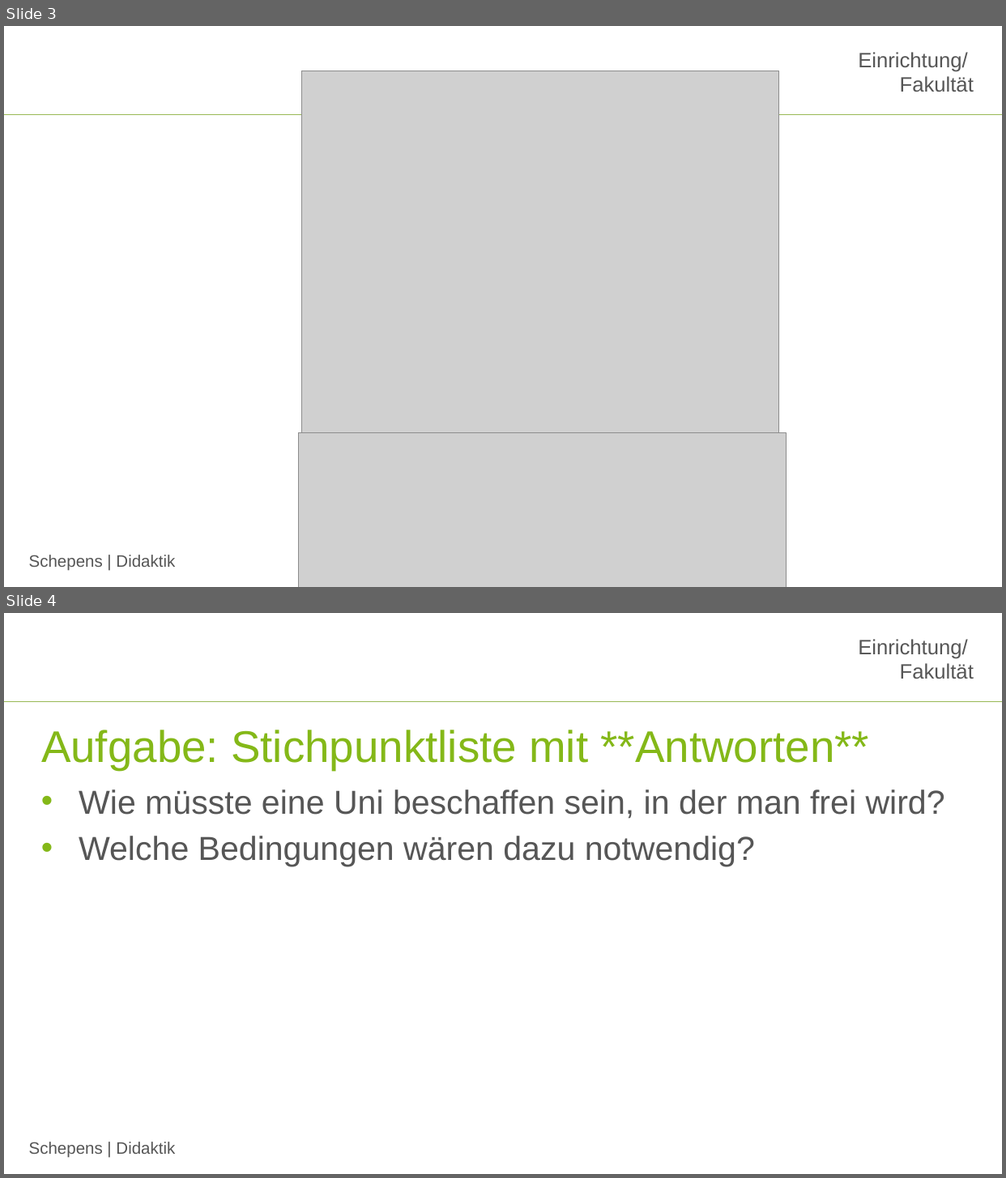
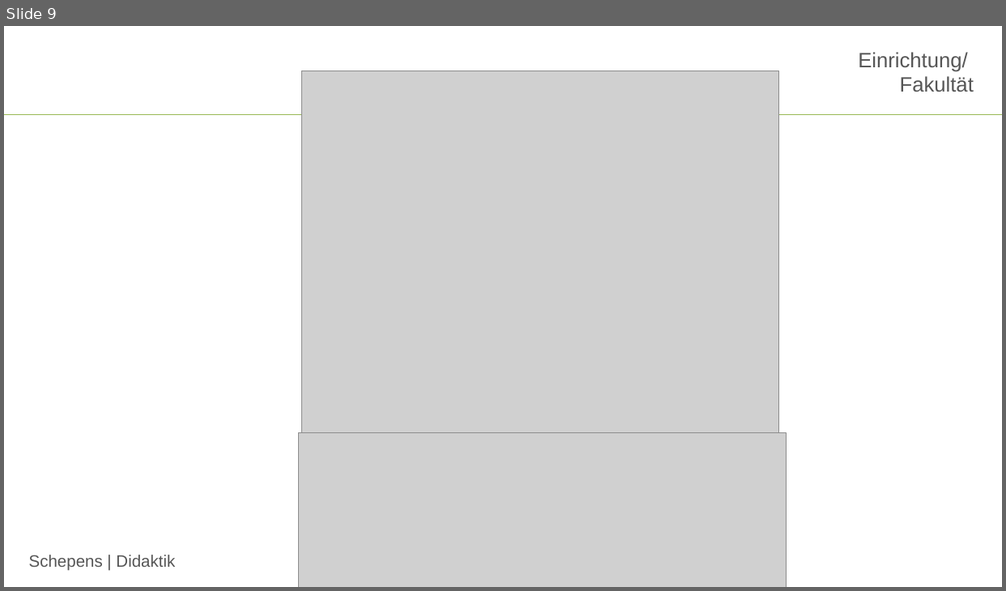
Before and after one commit to jobschepens/didakt22, a slide deck: folien/week3.pptx. Shown one above the other, each under a label of ours: slides 3 and 4 before the commit, slide 9 after it. The pictures are 1006x1178 and 1006x591 pixels, drawn with LibreOffice and Linux fonts; fonts in the diff are those of the drawing; grey boxes stand for pictures; background and template pictures are left out. Boxes give left, top, right and bottom in pixels: in the first picture for what was removed or moved away, otherwise in the second. Text is boxed around its words. In the diff, an @@ line names an element or a change of style, - is before the commit and + after.

```diff
--- a/folien/week3.pptx
+++ b/folien/week3.pptx
@@ slide 4 removed at (4, 613, 1002, 1174), background #FFFFFF; not listed: 3 template elements that a slide beside it also shows @@
@@ title removed at (41, 730, 869, 770) @@
-Aufgabe: Stichpunktliste mit **Antworten**
@@ text removed at (79, 790, 945, 867) @@
-• Wie müsste eine Uni beschaffen sein, in der man frei wird?
-• Welche Bedingungen wären dazu notwendig?
@@ what was slide 3 is now slide 9 @@
```
Also in this commit, not shown: 1 slide changed, 7 slides added, 1 other slide removed.
